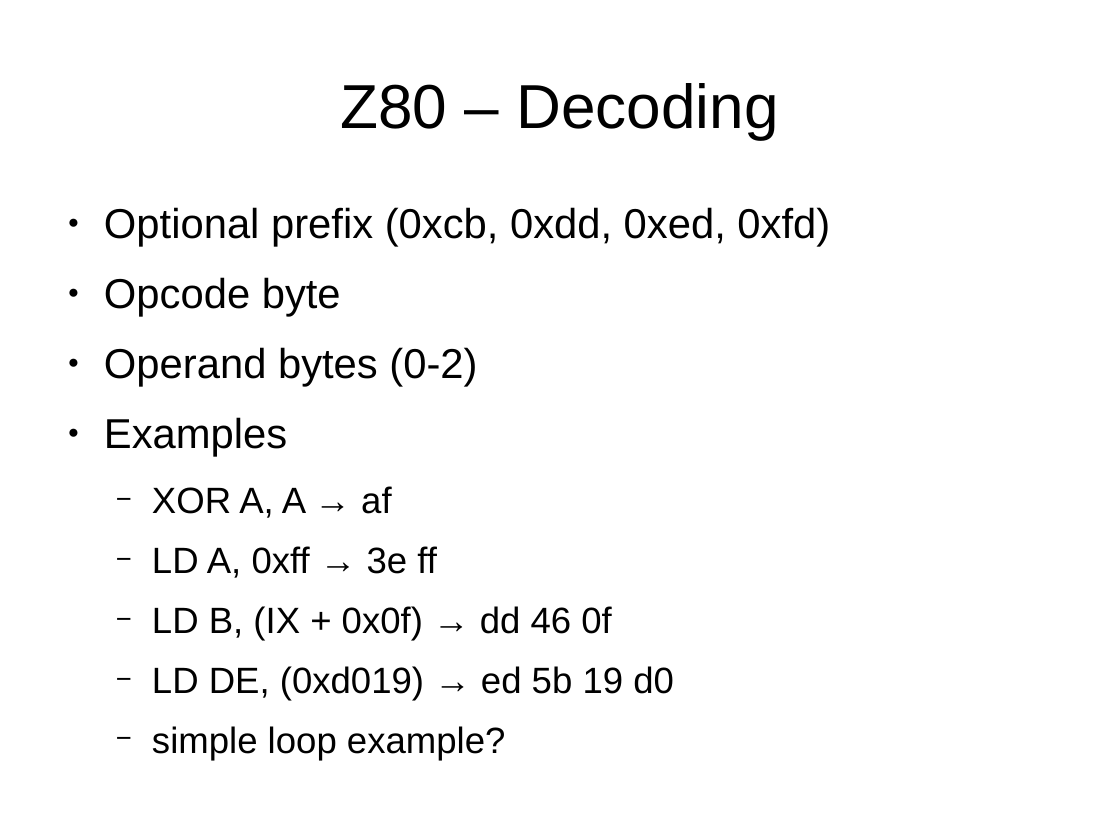
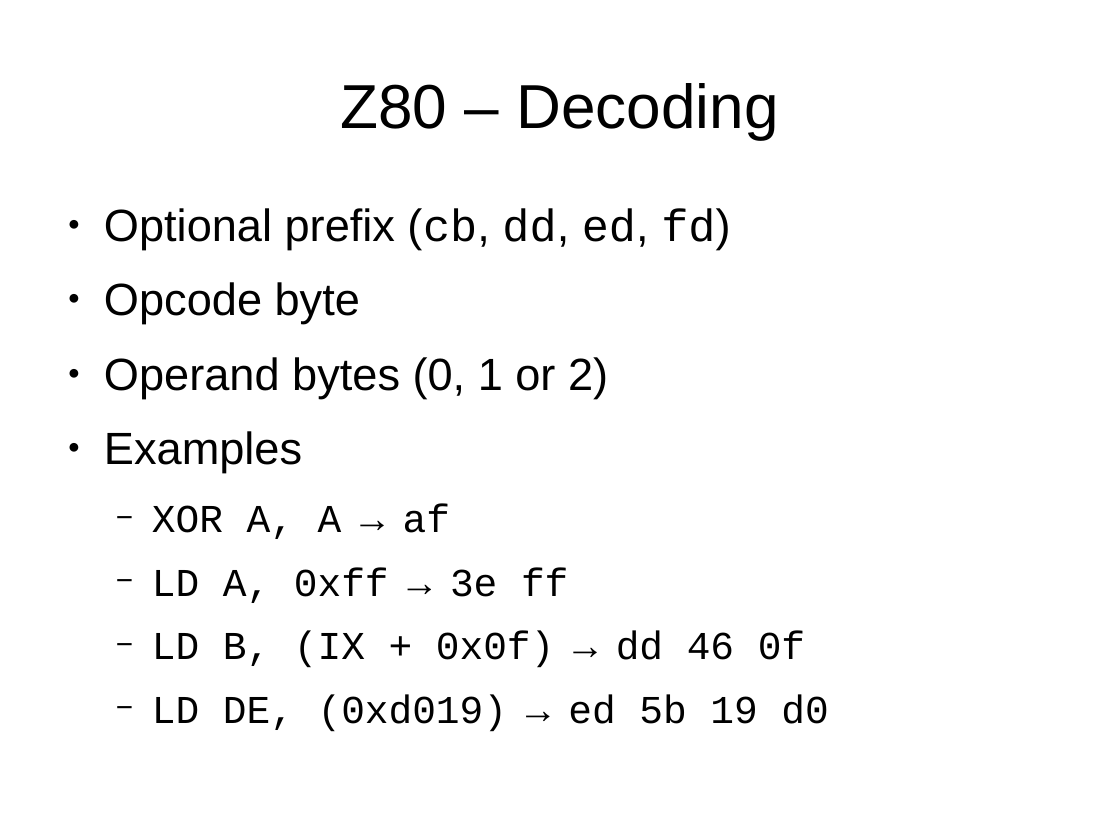
Before and after one commit to mattgodbolt/miracle-sms-emulator, a slide deck: slide 9 of emulating.odp. Drawn at 1120x840 pixels with LibreOffice and Linux fonts; fonts in the diff are those of the drawing. Boxes give left, top, right and bottom in pixels: in the first picture for what was removed or moved away, otherwise in the second. Text is boxed around its words. In the diff, an @@ line names an element or a change of style, - is before the commit and + after.

```diff
--- a/emulating.odp
+++ b/emulating.odp
@@ text at <box>104,208,828,732</box>: paragraph removed @@
-  − simple loop example?
@@ text at <box>104,208,730,251</box>: text changed; size 29.6 to 32 pt @@
-● Optional prefix (0xcb, 0xdd, 0xed, 0xfd)
+● Optional prefix (cb, dd, ed, fd)
@@ text at <box>104,282,828,732</box>: size 29.6 to 32 pt in "Opcode byte", "Examples"; size 25.9 to 28 pt in "XOR A, A → af", "LD A, 0xff → 3e ff", "LD B, (IX + 0x0f) → dd ...", "LD DE, (0xd019) → ed 5b 19 ..."; font Arial to Courier New in "XOR A, A af", "LD A, 0xff 3e ff", "LD B, (IX + 0x0f) dd 46 ...", "LD DE, (0xd019) ed 5b 19 d0" @@
@@ text at <box>104,357,608,398</box>: text changed; size 29.6 to 32 pt @@
-● Operand bytes (0-2)
+● Operand bytes (0, 1 or 2)
```
Also in this commit, not shown: 7 other slides changed, 14 slides added, 1 slide removed, 5 other files.
